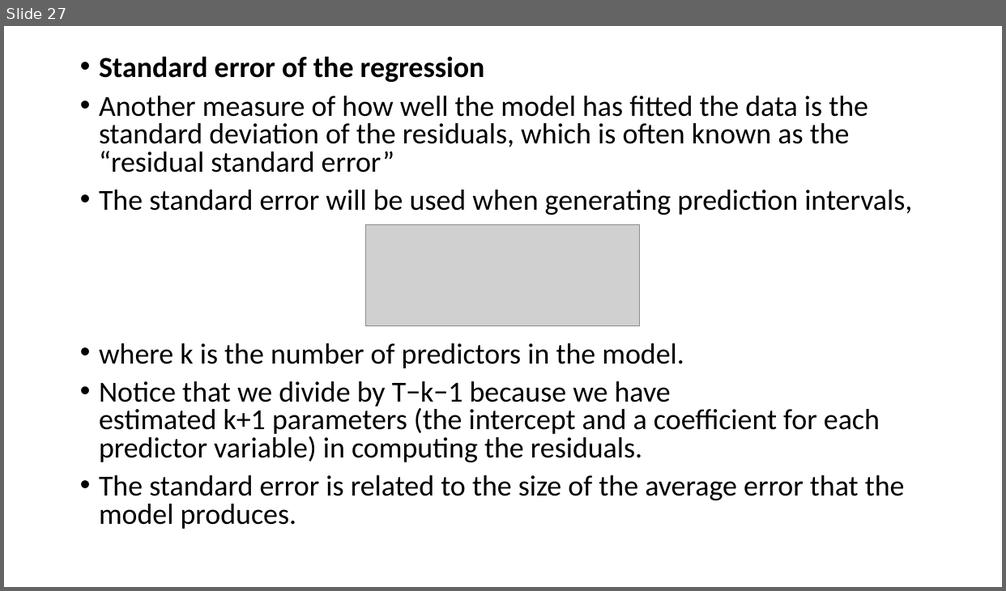
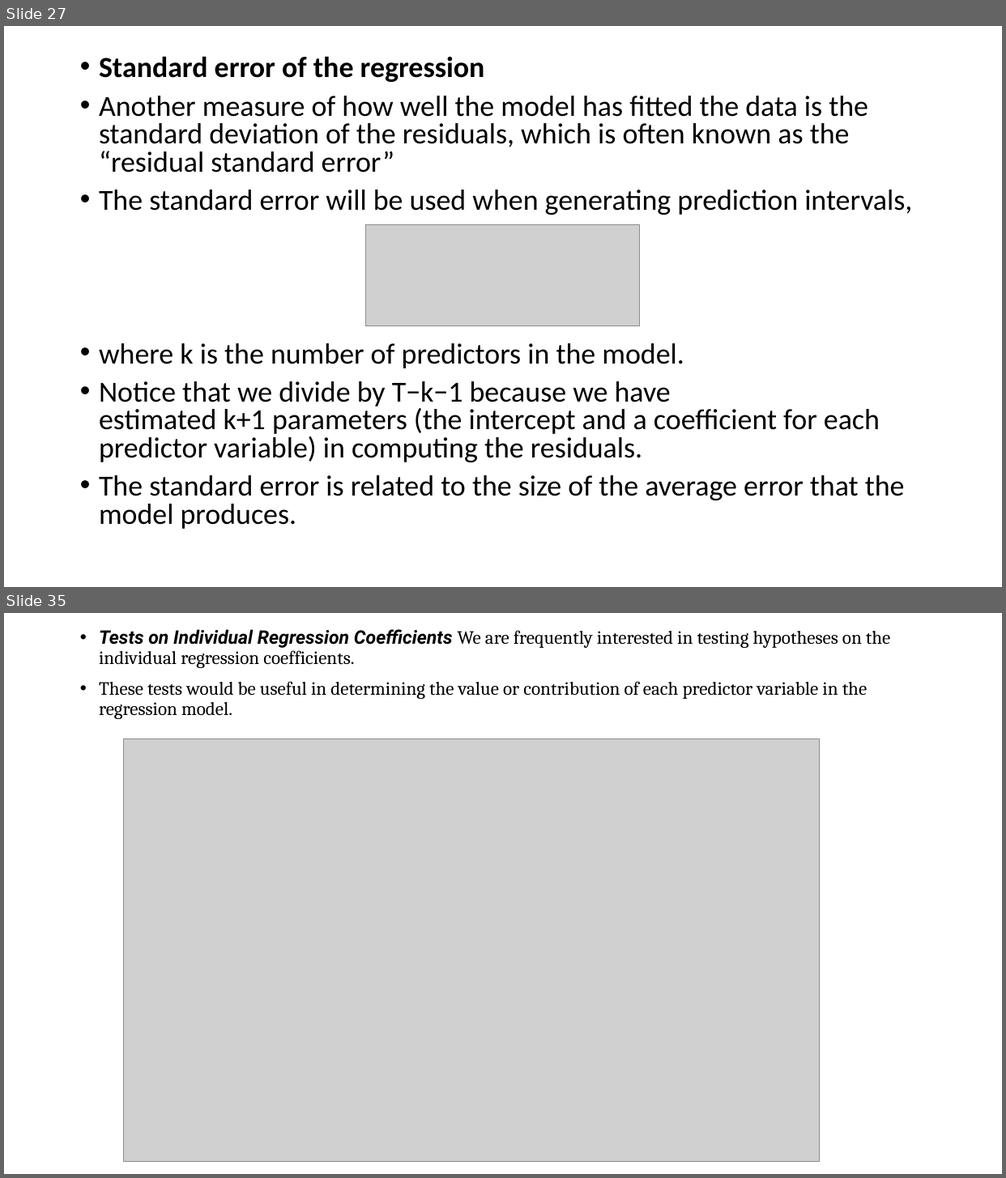
Before and after one commit to satishdkt/BTech-2024-25-Batch-Time-Series-Analysis, a slide deck: PPT/Unit 2/Unit II - REGRESSION ANALYSIS AND FORECASTING-Lecture 1.pptx. Shown one above the other, each under a label of ours: slide 27 before the commit, slides 27 and 35 after it; the slides between them are not shown. The pictures are 1006x591 and 1006x1178 pixels, drawn with LibreOffice and Linux fonts; fonts in the diff are those of the drawing; grey boxes stand for pictures. Boxes give left, top, right and bottom in pixels: in the first picture for what was removed or moved away, otherwise in the second. Text is boxed around its words. In the diff, an @@ line names an element or a change of style, - is before the commit and + after.

```diff
--- a/PPT/Unit 2/Unit II - REGRESSION ANALYSIS AND FORECASTING-Lecture 1.pptx
+++ b/PPT/Unit 2/Unit II - REGRESSION ANALYSIS AND FORECASTING-Lecture 1.pptx
@@ slide 35 added at (4, 613, 1002, 1174), background #FFFFFF @@
@@ text added at (99, 629, 890, 719), 18 pt, text #000000 @@
+• Tests on Individual Regression Coefficients We are frequently interested in testing hypotheses on the individual regression coefficients.
+• These tests would be useful in determining the value or contribution of each predictor variable in the regression model.
@@ picture added at (124, 739, 820, 1161) @@
```
Also in this commit, not shown: 127 other slides added, 13 other files.
